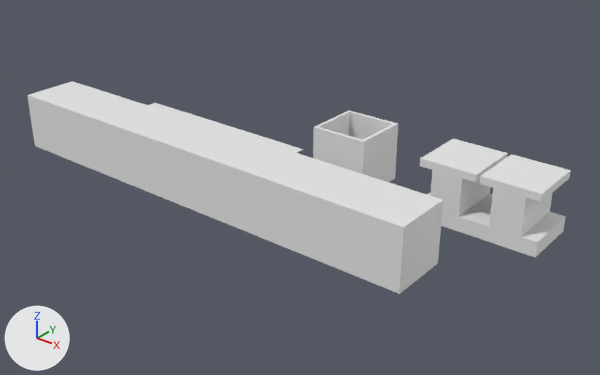
One commit to the glTF model tilesets/ship/ship_tiles.glb: the scene before it, then after it.
Both versions are drawn from a 50 mm lens placed at (11.28, -8.58, 6.06), pointed at (3.51, 1.13, 0.04). Every picture has the same lights, and +X, +Y and +Z are marked at lower left. The first picture is the older version. Materials are left out; every surface is plain grey. Vertices at exactly the same position are counted once.

In view in the first picture: 'wall01', 'wall02', 'wall03', 'wall04', 'wall05', 'wall06', 'wall07', 'wall08', 'wall08.001', 'wall09', 'wall09.001' and 4 more.
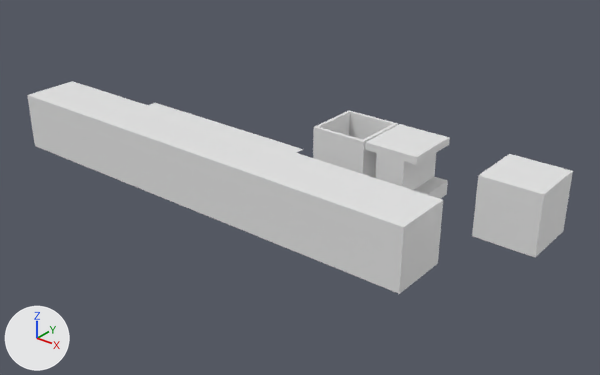
Edits to the bpy script that builds the scene:
```text
Change me_mesh_17:
    used by ob_wall09_001; location = (7.0, 2.0, 0.0)
    remove me_mesh_17.from_pydata(...)  # 36 vertices, 64 faces; spans x -0.5..0.5, y -0.5..0.5, z 0.0..1.0
    add me_mesh_17.from_pydata(...)  # 8 vertices, 12 faces; spans x -0.5..0.5, y -0.5..0.5, z 0.0..1.0
    me_mesh_17 part 1
    28 vertices are removed from x -0.5..0.5, y -0.5..0.5, z 0.0..1.0
    62 faces are deleted
    4 vertices are added at (0.5, 0.5, 1.0), (0.5, -0.5, 1.0), (-0.5, -0.5, 1.0), (-0.5, 0.5, 1.0)
    12 new faces join them
    other edits to the shape of me_mesh_17 do not show in these pictures
Change ob_wall09:
    ob_wall09.location: (6.0, 2.0, 0.0) -> (5.0, 2.0, 0.0)
```

Location of each change, (x1, y1, x2, y2) in pixels of the pictures (600 x 375 px):
'wall09', moved
    before: (420, 139, 508, 236)
    after: (365, 124, 450, 199)
'wall09.001', reshaped
    before: (472, 154, 571, 257)
    after: (472, 154, 573, 257)
